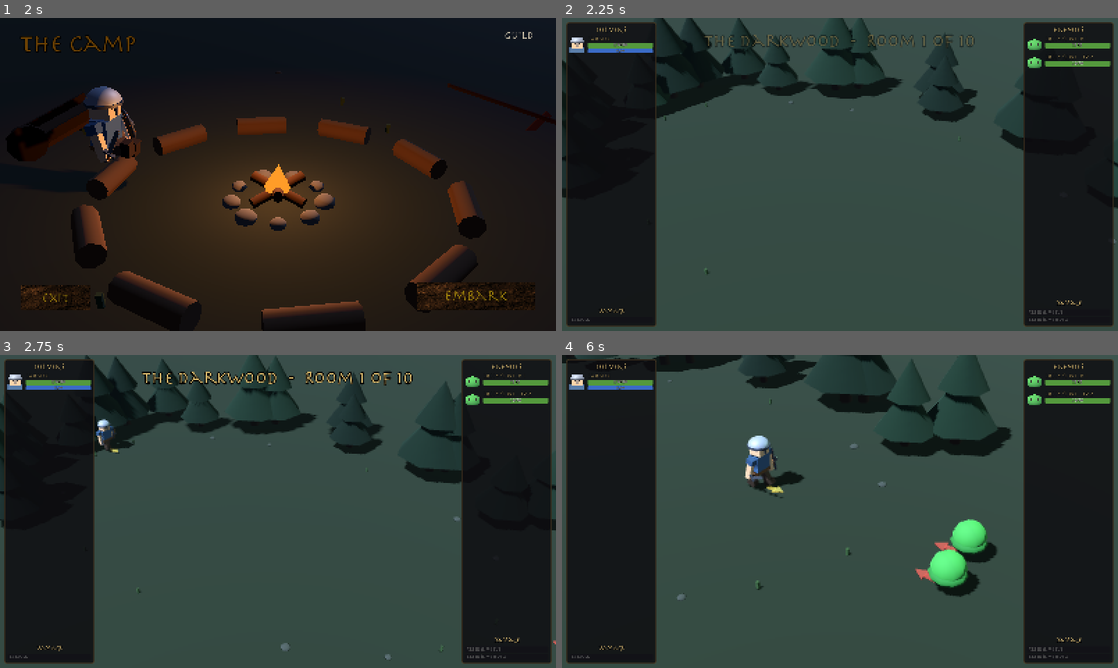
Above: before the commit, frames 1-4 (two rows, left to right).
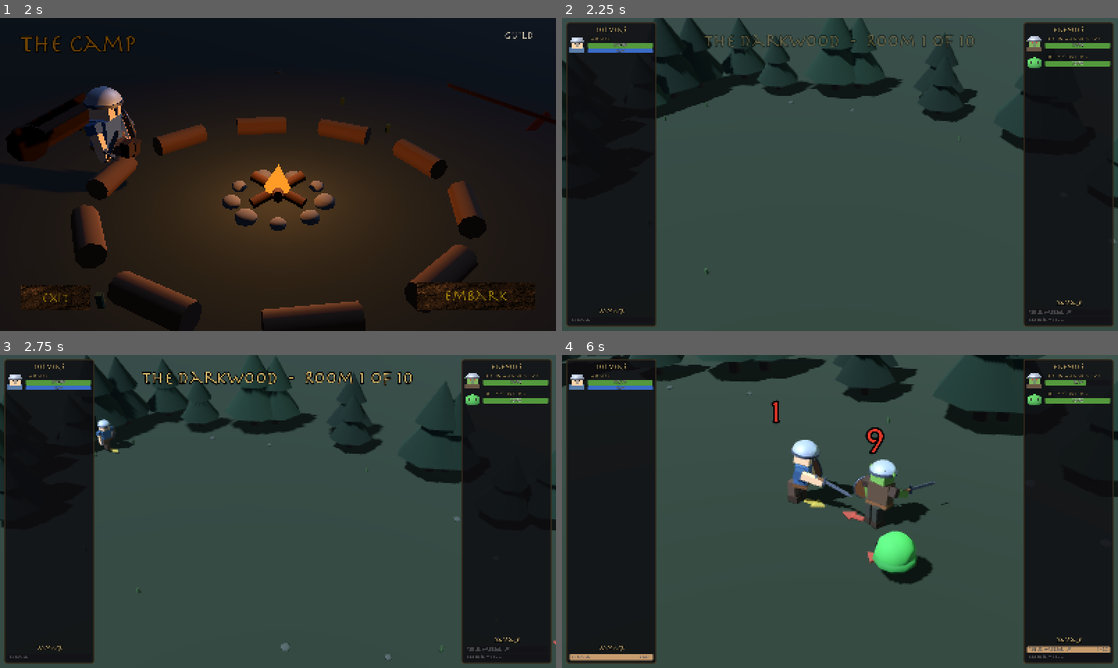
Above: after the commit, the same moments.

Repository: nexzitar/delvers
Game: Godot game, scene res://scenes/menus/menu.tscn
The game is run twice, just before and just after one commit, with the same random seed, the same clock (stepped at 60 frames per second) and the same inputs. Sound files missing from this copy of the repository are replaced by a short silence.
Inputs (mouse positions are in pixels of both pictures, inside the frame that each line leads up to):
- Up to frame 1 (2 s): click "Enter" at 0.5 s; tap Enter at 1.25 s; move the mouse to (400, 158) at 1.27 s; click (400, 158) at 1.42 s
- Up to frame 2 (2.25 s): click "Embark" at 2 s
- Up to frame 3 (2.75 s): no input
- Up to frame 4 (6 s): drag from (728, 527) to (812, 574) at 2.77 s; move the mouse to (895, 442) at 3.52 s; click (895, 442) at 3.67 s; drag from (812, 574) to (673, 464) at 4.27 s; move the mouse to (1006, 558) at 5.02 s; click (1006, 558) at 5.17 s; drag from (673, 464) to (756, 433) at 5.77 s

Frame 1 is identical in both runs. In frame 2, 0.2% of the frame differs, in the area x 83-97%, y 5-97%; in frame 3, 0.2%; in frame 4, 15%, in the area x 0-100%, y 0-98%.

Commit message:
Warriors haul iron in bulk (playtest: two runs, zero iron).
The iron lottery compounded against a struggling starter: few rooms
cleared, small early packs, no loot from the fatal room, and each
warrior kill only a coin flip for iron - two ironless runs was a
1-in-8 outcome by design. An end-to-end economy simulation (real
encounter rolls -> real battles -> real drop rolls, 40 heal-slotted
solo runs) now pins the number: iron per failed run must stay above 2.

Three moves, each verified against the sim: warriors always drop
materials (they are the iron source - the design doc's 'best source
of' made literal), their table tilts 3:1 iron over leather to match
the recipe book's demand, and a new material_drop_count lets them
haul 2-3 pieces per kill. Guaranteeing a warrior per room looked
right but backfired in the sim - warriors are the dangerous enemy,
so denser warriors meant fewer rooms survived and no net iron; it
stays because every room now offers an iron target, but the yield
lever is per-kill bulk, not encounter pressure. Result: ~3.6 iron per
failed run - the shield lands after run one.

Co-Authored-By: Claude Fable 5 <noreply@anthropic.com>

Diff:
--- /dev/null
+++ b/capture/test_iron_economy.gd
@@ -0,0 +1,48 @@
+extends Node
+
+## Simulates real delves end-to-end (encounter roll -> battle -> drop
+## roll) and checks the iron economy: a failed run must still bring
+## home iron.
+
+func _ready():
+	var controller = TheaterController3D.new()
+	var delver = load("res://resources/heroes/default_delver.tres").duplicate(true)
+	delver.equipped = {
+		Equip.Position.MAIN_HAND: LootTable.materialize("starter_sword", 1, 0),
+		Equip.Position.OFF_HAND: LootTable.materialize("starter_shield", 1, 0),
+		Equip.Position.HEAD: LootTable.materialize("starter_helmet", 1, 0),
+		Equip.Position.CHEST: LootTable.materialize("starter_armor", 1, 0),
+	}
+
+	var warrior_seen := 0
+	var iron_total := 0
+	var runs := 40
+	for run in runs:
+		var health := -1
+		for room in range(1, 11):
+			var encounter = controller.roll_encounter(room)
+			for template in encounter:
+				if template.enemy_id == "goblin_warrior":
+					warrior_seen += 1
+			var combat = CombatState.new()
+			combat.enemy_level_bonus = (room - 1) / 4
+			var entry = {} if health < 0 else {0: health}
+			combat.setup_combat([delver], encounter, null, entry)
+			var steps := 0
+			while not combat.combat_over and steps < 3000:
+				combat.update(0.1)
+				steps += 1
+			if not combat.heroes[0].alive:
+				break
+			health = combat.heroes[0].current_health
+			var slain = combat.enemies.map(func(e): return e.template)
+			var drops = LootTable.roll_enemy_drops(slain, room)
+			iron_total += drops.materials.get("iron_scrap", 0)
+
+	assert(warrior_seen > 0, "warriors appear in encounters")
+	var iron_per_run := float(iron_total) / runs
+	print("warriors seen: %d, iron per run: %.1f" % [warrior_seen, iron_per_run])
+	assert(iron_per_run >= 1.8, "a run brings home iron")
+
+	print("PASS iron economy")
+	get_tree().quit()
--- /dev/null
+++ b/capture/test_iron_economy.tscn
@@ -0,0 +1,6 @@
+[gd_scene load_steps=2 format=3]
+
+[ext_resource type="Script" path="res://capture/test_iron_economy.gd" id="1"]
+
+[node name="TestIronEconomy" type="Node"]
+script = ExtResource("1")
--- a/capture/test_new_enemies.gd
+++ b/capture/test_new_enemies.gd
@@ -18,7 +18,7 @@
 			assert(RosterSave.RECIPE_PATHS.has(recipe_id), "recipes exist")
 		for affix_id in template.affix_loot:
 			assert(RosterSave.AFFIX_PATHS.has(affix_id), "affixes exist")
-	assert(warrior.material_loot.count("iron_scrap") == 2, "warrior owns iron")
+	assert(warrior.material_loot.count("iron_scrap") == 3, "warrior owns iron")
 	assert(warrior.material_loot.has("leather"), "warrior carries leather")
 	assert(spider.material_loot.count("poison_sac") == 2, "spider owns poison")
 
--- a/resources/enemies/goblin_warrior.tres
+++ b/resources/enemies/goblin_warrior.tres
@@ -13,7 +13,9 @@
 base_attack_interval = 2.6
 move_speed = 85.0
 skills = Array[ExtResource("2_skill")]([ExtResource("3_slash")])
-material_loot = Array[String](["iron_scrap", "iron_scrap", "leather"])
+material_loot = Array[String](["iron_scrap", "iron_scrap", "iron_scrap", "leather"])
+material_drop_chance = 1.0
+material_drop_count = 2
 recipe_loot = Array[String](["reinforced_shield", "iron_helm"])
 affix_loot = Array[String](["guarding"])
 loot_ids = Array[String](["starter_sword", "starter_shield", "starter_armor"])
--- a/scripts/data/enemy_template.gd
+++ b/scripts/data/enemy_template.gd
@@ -25,6 +25,8 @@
 ## fluke outside of bosses.
 @export var material_loot: Array[String] = []
 @export var material_drop_chance: float = 0.75
+## Base pieces per material drop (warriors haul iron in bulk).
+@export var material_drop_count: int = 1
 @export var recipe_loot: Array[String] = []
 @export var recipe_drop_chance: float = 0.05
 ## Affix knowledge this enemy can teach (rarer than base recipes).
--- a/scripts/game/loot_table.gd
+++ b/scripts/game/loot_table.gd
@@ -87,7 +87,7 @@
 		if not template.material_loot.is_empty() \
 				and randf() <= template.material_drop_chance:
 			var material_id = template.material_loot.pick_random()
-			var count = 1 + (1 if randf() < 0.25 else 0)
+			var count = template.material_drop_count + (1 if randf() < 0.25 else 0)
 			drops.materials[material_id] = drops.materials.get(material_id, 0) + count
 
 		# Recipes: rare permanent knowledge (bosses teach something new
--- a/scripts/theater3d/theater_controller_3d.gd
+++ b/scripts/theater3d/theater_controller_3d.gd
@@ -115,7 +115,8 @@
 func roll_encounter(room: int) -> Array:
 	if room >= PlayerRoster.DELVE_LENGTH:
 		return [SLIME_KING, GREEN_SLIME, GOBLIN_ARCHER]
-	# Warriors show up in force: iron is what everyone is hunting.
+	# The warband holds the Darkwood: every room fields at least one
+	# warrior, so iron scales with rooms cleared instead of pool luck.
 	var pool = [GREEN_SLIME, GREEN_SLIME, GOBLIN_ARCHER,
 		GOBLIN_WARRIOR, GOBLIN_WARRIOR]
 	if room >= 3:
@@ -123,8 +124,8 @@
 		pool.append(VENOMOUS_SPIDER)
 	var low = clampi(2 + (room - 1) / 4, 2, 4)
 	var high = clampi(3 + (room - 1) / 2, 3, 6)
-	var encounter = []
-	for i in randi_range(low, high):
+	var encounter = [GOBLIN_WARRIOR]
+	for i in range(randi_range(low, high) - 1):
 		encounter.append(pool.pick_random())
 	return encounter
 
Not shown, added: capture/test_iron_economy.gd.uid
